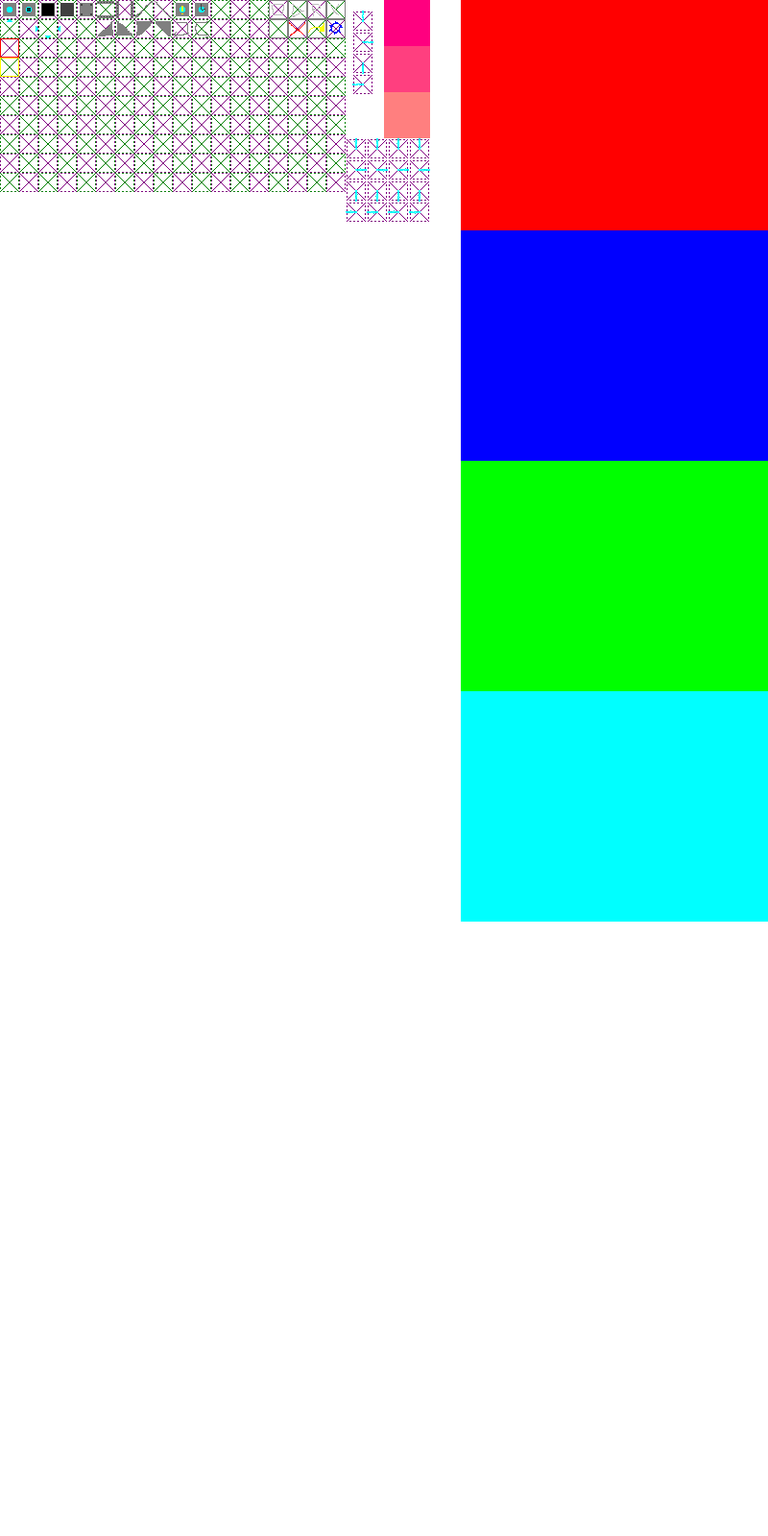
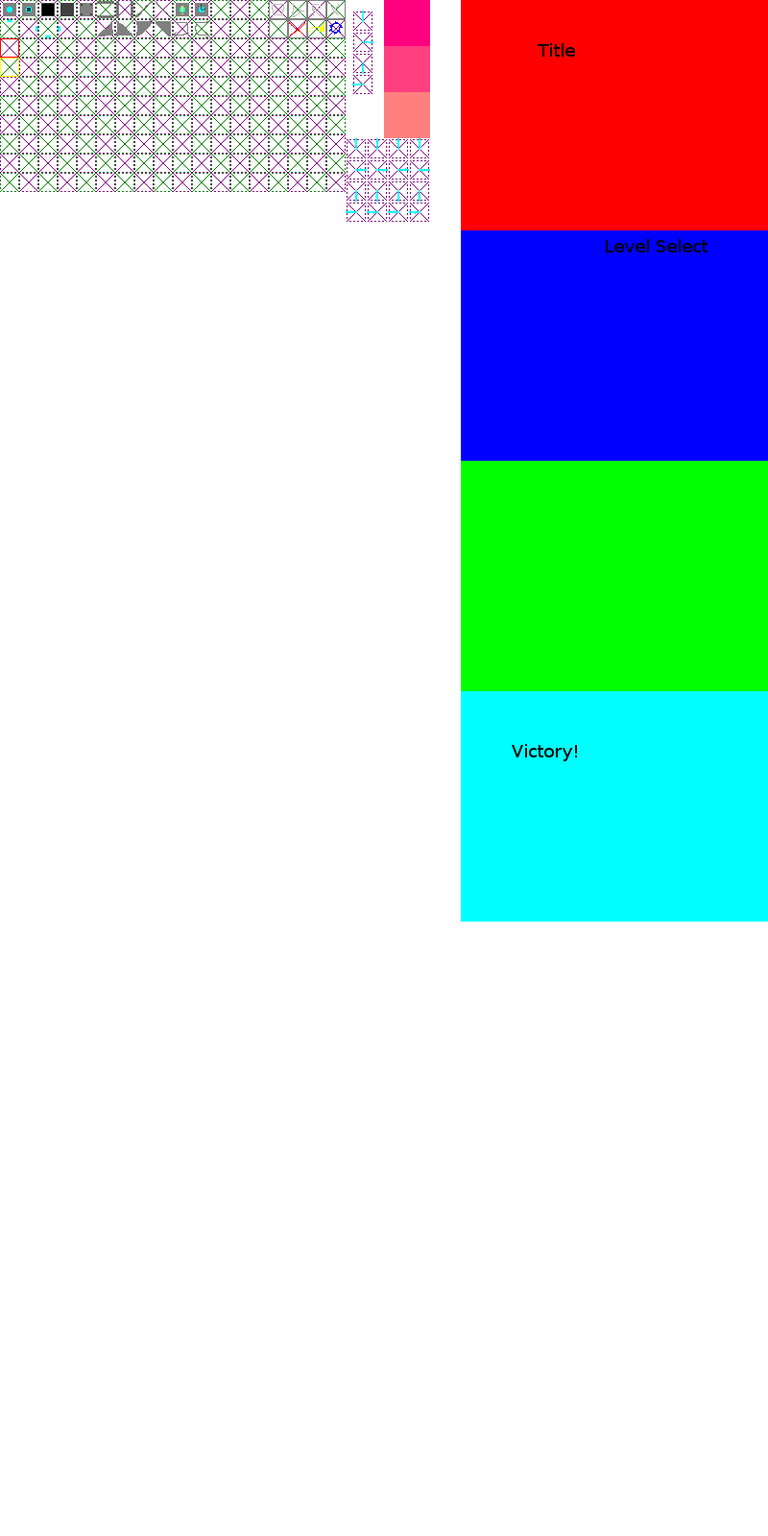
Layers edited between the first and the second (768, 1536) image:
added layer "Level Select" above "Title" over [605, 239, 708, 253]
added layer "Title" above "Victory!" over [537, 43, 576, 57]
added layer "Victory!" above "stuff" over [511, 743, 577, 762]
